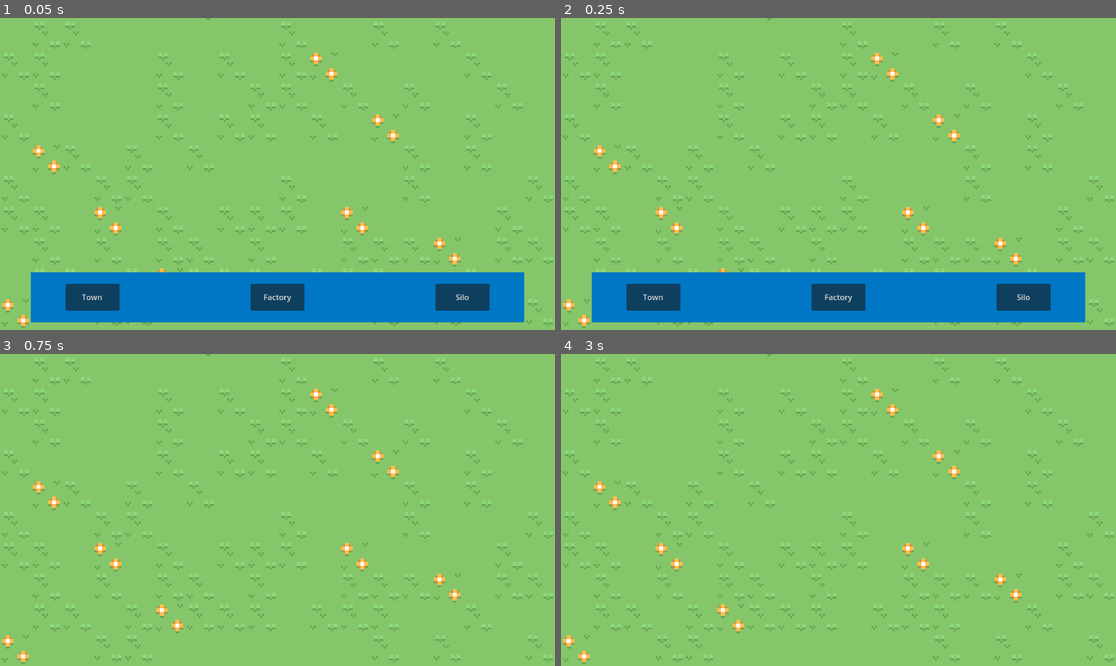
Above: before the commit, frames 1-4 (two rows, left to right).
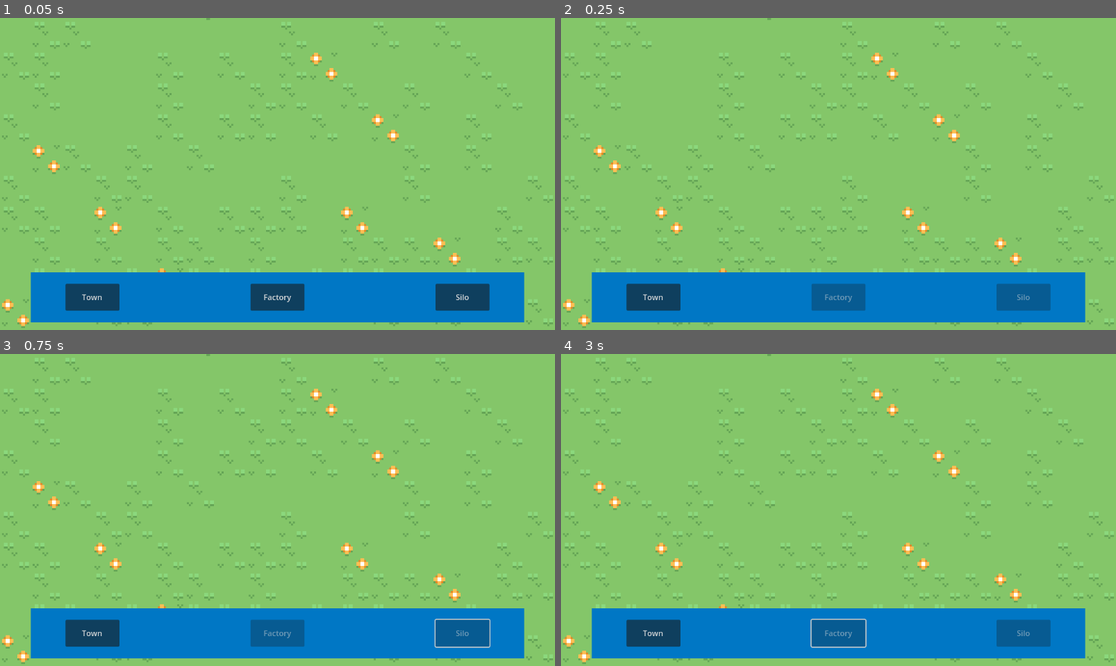
Above: after the commit, the same moments.

Repository: SpaceAgeX/TowerDefense
Game: Godot game, scene res://Main/Main.tscn
Same seed, same stepped clock (60 frames per second), same inputs: the game is played once before the commit and once after it.
Inputs (mouse positions are in pixels of both pictures, inside the frame that each line leads up to):
- Up to frame 1 (0.05 s): no input
- Up to frame 2 (0.25 s): no input
- Up to frame 3 (0.75 s): click (460, 634) at 0.5 s, where only the run before the commit has a clickable "Silo"
- Up to frame 4 (3 s): click (655, 634) at 1.25 s, where only the run after the commit has a clickable "Town"; tap Enter at 2 s; move the mouse to (760, 494) at 2.02 s; click (760, 494) at 2.1 s; right-click (760, 494) at 2.3 s; click (838, 634) at 2.75 s, where only the run before the commit has a clickable "Factory"

Frame 1 is identical in both runs. In frame 2, 1.7% of the frame differs, in the area x 45-89%, y 85-94%; in frame 3, 14%, in the area x 5-95%, y 81-98%; in frame 4, 14%.

Commit message:
UI Changes, Building Rulesets

Diff:
--- a/BuildTile/BuildTile.gd
+++ b/BuildTile/BuildTile.gd
@@ -30,6 +30,15 @@
 		print("Click on:"+str(position))
 		clicked.emit(self.name)
 
+	match type:
+		Types.EMPTY:
+			pass
+		Types.TOWN:
+			pass
+		Types.FACTORY:
+			pass
+		Types.SILO:
+			pass
 
 
 
--- a/Main/Enemies.gd
+++ b/Main/Enemies.gd
@@ -2,19 +2,29 @@
 
 
 var scene = preload("res://Enemy.tscn")
-var n = null
+
 @export var enabled = true
 
 @export var spawnDist = 1000
 
-@export var rate = 1 # over 100 chance per frame
+@export var target = Vector2.ZERO
 @export var rateIncrease = 0 #per frame
+@export var spawnRate = 1 # over 100 chance per frame
+
+var rate = -1 # to disable spawing till needed
+var n = null
+
 func _ready():
 	if !enabled:
 		queue_free()
+
 func _physics_process(delta):
 
 	if randi_range(0, 100) < rate:
 		n = scene.instantiate()
+		n.Target = target
 		n.position = (Vector2(randf_range(-1,1), randf_range(-1,1)).normalized()) * spawnDist
 		add_child(n)
+
+func set_rate():
+	rate = spawnRate
--- a/Main/Main.gd
+++ b/Main/Main.gd
@@ -1,6 +1,6 @@
 extends Node2D
 
-enum Buttons{
+enum Buttons {
 	EMPTY,
 	TOWN,
 	FACTORY,
@@ -9,15 +9,21 @@
 
 var on = Buttons.EMPTY
 
-
+var TownPosition = Vector2.ZERO
 
 var Building
 @onready var Display = $UI/HUD/Display
 
 func _ready():
+	randomize()
 	await get_tree().create_timer(0.1).timeout
 	for x in $Buildings.get_children():
 		x.clicked.connect(on_clicked)
+
+
+	$UI/Buttons/Factory.disabled = true
+	$UI/Buttons/Silo.disabled = true
+
 
 func _physics_process(delta):
 	if Input.is_action_just_pressed("RightClick"):
@@ -25,32 +31,28 @@
 		on = Buttons.EMPTY
 		cancel_place()
 
-func cancel_place():
-	pass
 
 func on_clicked(tile):
 	Building = get_node("Buildings/"+str(tile))
 
 	if Building.placeable:
-		print(tile)
-		print(on)
 		match on:
 			Buttons.EMPTY:
 				Building.type = Building.Types.EMPTY
-				on = Buttons.EMPTY
 
 			Buttons.TOWN:
 				Building.type = Building.Types.TOWN
-				on = Buttons.EMPTY
+				town()
+
 			Buttons.FACTORY:
 				Building.type = Building.Types.FACTORY
-				on =Buttons.EMPTY
+
 			Buttons.SILO:
 				Building.type = Building.Types.SILO
-				on = Buttons.EMPTY
 		$UI/Buttons.visible = true
+		on = Buttons.EMPTY
 	else:
-		$UI/HUD/Display.write("Can't Place There", 3)
+		$UI/HUD/Display.write("Can't Place There", 2)
 
 
 	get_node("Buildings/"+str(tile)).updateType()
@@ -61,13 +63,24 @@
 func _on_town_pressed():
 	$UI/Buttons.visible = false
 	on = Buttons.TOWN
-
-
 func _on_factory_pressed():
 	$UI/Buttons.visible = false
 	on = Buttons.FACTORY
+func _on_silo_pressed():
 
 
-func _on_silo_pressed():
+
 	$UI/Buttons.visible = false
 	on = Buttons.SILO
+
+
+func cancel_place():
+	pass
+
+func town():
+	TownPosition = Building.position
+	$UI/Buttons/Town.disabled = true
+	$UI/Buttons/Factory.disabled = false
+	$UI/Buttons/Silo.disabled = false
+	$Enemies.target = TownPosition
+	$Enemies.set_rate()
--- a/UI/Display.gd
+++ b/UI/Display.gd
@@ -9,4 +9,4 @@
 		tween.kill()
 		modulate = Color.WHITE
 	tween = get_tree().create_tween()
-	tween.tween_property(self, "modulate", Color.TRANSPARENT, time).set_trans(Tween.TRANS_EXPO)
+	tween.tween_property(self, "modulate", Color.TRANSPARENT, time).set_trans(Tween.TRANS_BACK)
